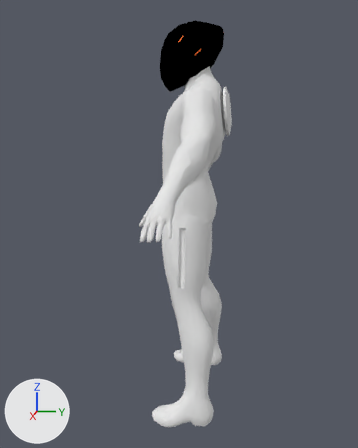
The Blender file models/characters/rinzler.blend as it was, and as the next commit left it.
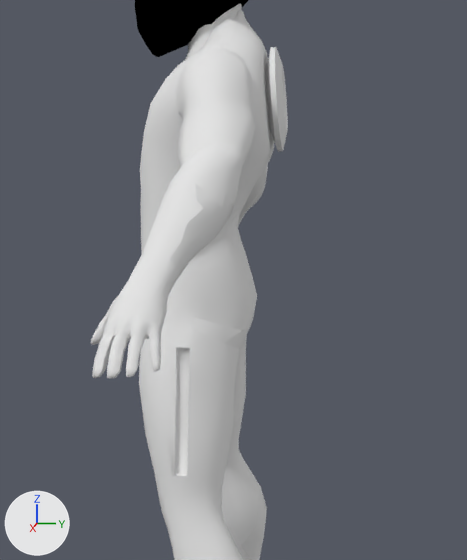
Each version appears first whole from a 50 mm camera at (2.473, 0.302, 1.416) aimed at (0.026, -0.079, 0.925), and next in a close-up on the part from 27% to 88% of the width and 14% to 73% of the height. The lights are fixed; the arrows at lower left show +X, +Y and +Z.

The scene before the commit, as lines of its bpy script (objects in view):
```python
me_24_tronbodylod0mi_1_0_0_0_0_0 = bpy.data.meshes.new('24_TronBodyLOD0MI_1.0_0.0_0.0')
me_24_tronbodylod0mi_1_0_0_0_0_0.from_pydata(...)  # 3424 vertices, 5124 faces; spans x -1.07..1.07, y -0.23..0.24, z 0.0..2.4
me_24_tronbodylod0mi_1_0_0_0_0_0.polygons.foreach_set('use_smooth', [True] * 5124)
me_24_tronbodylod0mi_1_0_0_0_0_0.materials.append(mat_rinzler_body)  # its picture is missing
me_cube = bpy.data.meshes.new('Cube')
me_cube.from_pydata(...)  # 186 vertices, 155 faces; spans x -1.53..0.84, y -0.92..0.92, z 0.41..2.9
# faces by material slot: [139, 16]
me_cube.materials.append(mat_rinzlerhemlet)  # black #000000
me_cube.materials.append(mat_rinzlerlight)  # orange #ff7536
me_disk_red = bpy.data.meshes.new('disk red')
me_disk_red.from_pydata(...)  # 136 vertices, 272 faces; spans x -0.116..0.116, y -0.116..0.116, z -0.018..0.018
me_disk_red.polygons.foreach_set('use_smooth', [True] * 272)
me_disk_red.materials.append(mat_disk_red)  # its picture is missing
ob_disk_body_red = bpy.data.objects.new('disk body red', me_disk_red)
ob_disk_body_red.parent = ob_rinzler_disk_back
ob_disk_body_red.location = (0.0, 0.0, 0.0)
_m = ob_disk_body_red.modifiers.new('EdgeSplit', 'EDGE_SPLIT')
ob_rinzler_body = bpy.data.objects.new('rinzler body', me_24_tronbodylod0mi_1_0_0_0_0_0)
ob_rinzler_body.location = (0.0, 0.0, 0.0)
ob_rinzler_body.scale = (0.707, 0.707, 0.707)
ob_rinzler_helmet = bpy.data.objects.new('rinzler helmet', me_cube)
ob_rinzler_helmet.location = (0.0, -0.069, 1.526)
ob_rinzler_helmet.rotation_euler = (0.0, 0.0, -1.571)  # degrees (0, 0, -90)
ob_rinzler_helmet.scale = (0.129, 0.129, 0.129)
```
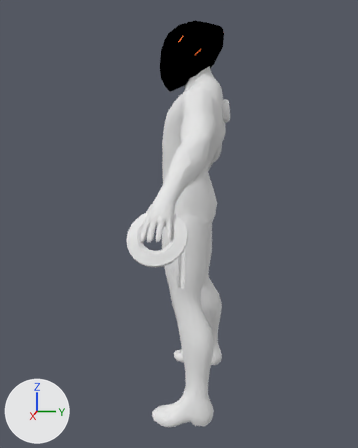
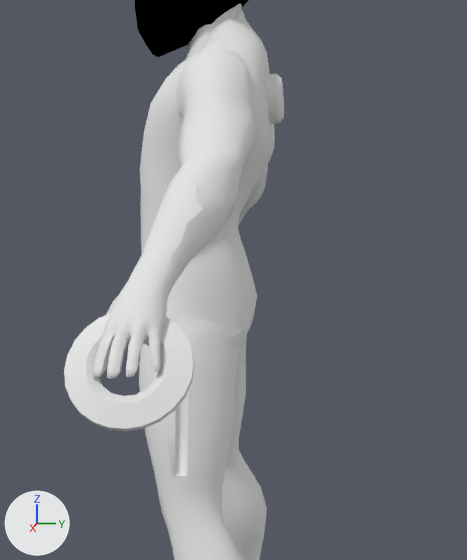
The change in detail:
In object 'disk body red' (ob_disk_body_red), parent is no longer ob_rinzler_disk_back.
Object 'disk body red' (ob_disk_body_red) moves from (0.0, 0.0, 0.0) to (0.703, -0.0565, 1.006).
Object 'disk body red' (ob_disk_body_red) turns from (0, 0, 0) to (51, 19, 72) degrees about x, y and z.

Where the change shows, as pixel boxes [x1, y1, x2, y2] in the close-ups (467 x 560 px):
'disk body red', moved, turned
    before: [266, 47, 288, 152]
    after: [64, 314, 195, 431]
